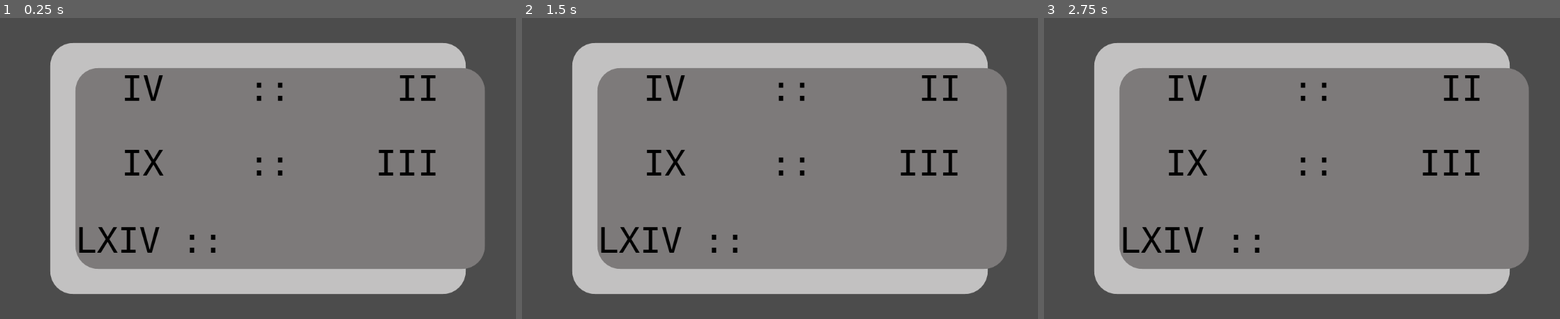
Above: before the commit, frames 1-3 (left to right).
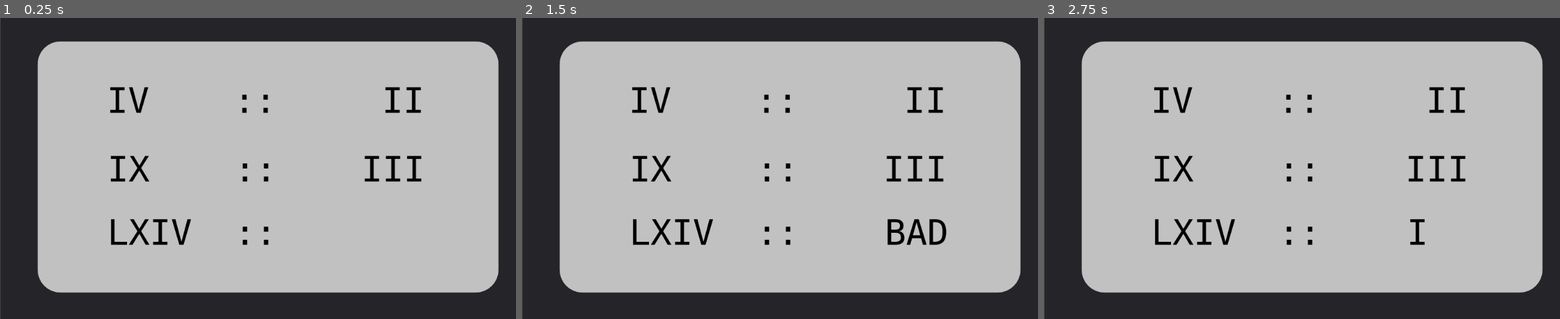
Above: after the commit, the same moments.

Repository: KnGod666/RootsGame
Game: Godot game, scene res://Scenes/puzzle1.tscn
Same seed, same stepped clock (60 frames per second), same inputs: the game is played once before the commit and once after it. This scene is started directly instead of the project's main scene.
Inputs:
- Up to frame 1 (0.25 s): no input
- Up to frame 2 (1.5 s): tap Enter (ui_accept) at 0.5, 1.35 s; hold Right (ui_right) 0.53-1.28 s; hold Enter (ui_accept) 0.53-1.28 s; tap I (greek_action, bound only after the commit) at 0.6 s; hold Down (ui_down) from 1.28 s (still down)
- Up to frame 3 (2.75 s): tap Enter (ui_accept) at 1.52, 1.82 s; tap I (greek_action, bound only after the commit) at 1.55, 2.1 s; release Down (ui_down) at 2.03 s; hold Right (ui_right) from 2.03 s (still down); hold Enter (ui_accept) from 2.03 s (still down)

The runs differ from the first frame. In frame 1, 84% of the frame differs, in the area x 0-100%, y 0-100%; in frame 2, 83%; in frame 3, 84%.

Commit message:
two puzzles added

Diff:
--- /dev/null
+++ b/Scenes/Puzzle2.gd
@@ -0,0 +1,59 @@
+extends Panel
+
+onready var label2 = $Panel/Label2
+onready var label3 = $Panel/Label3
+onready var label4 = $Panel/Label4
+onready var label5 = $Panel/Label5
+
+var label
+var positions = [7, 1, 0, 19, 0]
+var answer = "ROOT"
+var pointer = 0
+var actual = "    "
+var charmap = "ABCDEFGHIJKLMNOPQRSTUVWXYZ"
+var rng = RandomNumberGenerator.new()
+
+func _ready():
+	label = [label2, label3, label4, label5]
+	label[pointer].add_color_override("font_color", Color(1, 1, 1))
+	for i in 4:
+		rng.randomize()
+		positions[i] = rng.randf_range(0, 25)
+		actual[i] = charmap[positions[i]]
+		label[i].text = charmap[positions[i]]
+	pass # Replace with function body.
+
+func _unhandled_key_input(event):
+	if event.is_action_released("ui_up"):
+		positions[pointer] = positions[pointer] + 1
+		var aux = pointer
+		while(aux < 4):
+			if positions[aux] > 25:
+				positions[aux] = 0
+				positions[aux + 1] = positions[aux + 1] + 1
+			aux = aux + 1
+		assign_letter()
+		pass
+
+	if event.is_action_released("ui_left"):
+		pointer = pointer - 1;
+		if(pointer == -1):
+			pointer = 3
+		assign_colors()
+		pass
+
+	if event.is_action_released("ui_right"):
+		pointer = pointer + 1;
+		pointer = pointer % 4
+		assign_colors()
+		pass
+
+func assign_colors():
+	for i in 4:
+		label[i].add_color_override("font_color", Color(0, 0, 0))
+	label[pointer].add_color_override("font_color", Color(1, 1, 1))
+
+func assign_letter():
+	for i in 4:
+		actual[i] = charmap[positions[i]]
+		label[i].text = charmap[positions[i]]
--- /dev/null
+++ b/Scenes/Puzzle2.tscn
@@ -0,0 +1,95 @@
+[gd_scene load_steps=5 format=2]
+
+[ext_resource path="res://Resources/DejaVuSansMono.ttf" type="DynamicFontData" id=1]
+[ext_resource path="res://Scenes/Puzzle2.gd" type="Script" id=2]
+
+[sub_resource type="StyleBoxFlat" id=1]
+bg_color = Color( 0.764706, 0.760784, 0.760784, 1 )
+corner_radius_top_left = 45
+corner_radius_top_right = 45
+corner_radius_bottom_right = 45
+corner_radius_bottom_left = 45
+
+[sub_resource type="DynamicFont" id=2]
+size = 70
+font_data = ExtResource( 1 )
+
+[node name="Panel" type="Panel"]
+margin_right = 1020.0
+margin_bottom = 597.0
+rect_pivot_offset = Vector2( 510, 368 )
+script = ExtResource( 2 )
+
+[node name="Panel" type="Panel" parent="."]
+margin_left = 63.0
+margin_top = 46.0
+margin_right = 977.0
+margin_bottom = 546.0
+rect_min_size = Vector2( 500, 500 )
+rect_pivot_offset = Vector2( 160, 118 )
+custom_styles/panel = SubResource( 1 )
+
+[node name="Label" type="Label" parent="Panel"]
+margin_left = 38.0
+margin_top = 329.0
+margin_right = 861.0
+margin_bottom = 411.0
+grow_horizontal = 2
+rect_min_size = Vector2( 100, 50 )
+size_flags_horizontal = 3
+custom_colors/font_color = Color( 0, 0, 0, 1 )
+custom_fonts/font = SubResource( 2 )
+text = "WRITE ROOT"
+align = 1
+
+[node name="Label2" type="Label" parent="Panel"]
+margin_left = 231.0
+margin_top = 121.0
+margin_right = 331.0
+margin_bottom = 203.0
+grow_horizontal = 2
+rect_min_size = Vector2( 100, 50 )
+size_flags_horizontal = 3
+custom_colors/font_color = Color( 0, 0, 0, 1 )
+custom_fonts/font = SubResource( 2 )
+text = "W"
+align = 1
+
+[node name="Label3" type="Label" parent="Panel"]
+margin_left = 334.0
+margin_top = 124.0
+margin_right = 434.0
+margin_bottom = 206.0
+grow_horizontal = 2
+rect_min_size = Vector2( 100, 50 )
+size_flags_horizontal = 3
+custom_colors/font_color = Color( 0, 0, 0, 1 )
+custom_fonts/font = SubResource( 2 )
+text = "O"
+align = 1
+
+[node name="Label4" type="Label" parent="Panel"]
+margin_left = 441.0
+margin_top = 122.0
+margin_right = 541.0
+margin_bottom = 204.0
+grow_horizontal = 2
+rect_min_size = Vector2( 100, 50 )
+size_flags_horizontal = 3
+custom_colors/font_color = Color( 0, 0, 0, 1 )
+custom_fonts/font = SubResource( 2 )
+text = "R"
+align = 1
+
+[node name="Label5" type="Label" parent="Panel"]
+margin_left = 535.0
+margin_top = 121.0
+margin_right = 635.0
+margin_bottom = 203.0
+grow_horizontal = 2
+rect_min_size = Vector2( 100, 50 )
+size_flags_horizontal = 3
+custom_colors/font_color = Color( 0, 0, 0, 1 )
+custom_fonts/font = SubResource( 2 )
+text = "T"
+align = 1
--- a/Scenes/Ruth.tscn
+++ b/Scenes/Ruth.tscn
@@ -58,7 +58,6 @@
 
 [sub_resource type="DynamicFont" id=5]
 size = 70
-outline_color = Color( 0.00784314, 0, 0, 1 )
 font_data = ExtResource( 3 )
 
 [node name="Ruth" type="Node2D"]
--- /dev/null
+++ b/Scenes/puzzle1.gd
@@ -0,0 +1,38 @@
+extends Panel
+
+signal puzzle_complete
+
+onready var label = $Panel/Label3/Answer
+var inputstr = "" setget _set_inputstr
+
+func _ready():
+	pass # Replace with function body.
+
+func _unhandled_key_input(event):
+	if inputstr == "BAD":
+		inputstr = ""
+	if inputstr == "OK":
+		emit_signal("puzzle_complete")
+		pass
+
+	if event.is_action_released("ui_accept"):
+		evaluate_text()
+
+	if event.is_action_released("ui_cancel"):
+		inputstr = inputstr.left(inputstr.length() - 1)
+	elif event.is_action_released("greek_action") and inputstr.length() < 5:
+		var s = OS.get_scancode_string( event.scancode )
+		self.inputstr = self.inputstr + s
+	label.text = inputstr
+
+func evaluate_text():
+	if inputstr == "VIII":
+		inputstr = "OK"
+		label.text = "OK"
+	else:
+		inputstr = "BAD"
+		label.text = "BAD"
+
+
+func _set_inputstr( what ):
+  inputstr = what
--- a/Scenes/puzzle1.tscn
+++ b/Scenes/puzzle1.tscn
@@ -1,16 +1,10 @@
 [gd_scene load_steps=5 format=2]
 
 [ext_resource path="res://Resources/DejaVuSansMono.ttf" type="DynamicFontData" id=1]
+[ext_resource path="res://Scenes/puzzle1.gd" type="Script" id=2]
 
 [sub_resource type="StyleBoxFlat" id=1]
 bg_color = Color( 0.764706, 0.760784, 0.760784, 1 )
-corner_radius_top_left = 45
-corner_radius_top_right = 45
-corner_radius_bottom_right = 45
-corner_radius_bottom_left = 45
-
-[sub_resource type="StyleBoxFlat" id=2]
-bg_color = Color( 0.494118, 0.482353, 0.482353, 1 )
 corner_radius_top_left = 45
 corner_radius_top_right = 45
 corner_radius_bottom_right = 45
@@ -20,53 +14,27 @@
 size = 70
 font_data = ExtResource( 1 )
 
-[node name="Control" type="MarginContainer"]
-anchor_left = 0.5
-anchor_top = 0.5
-anchor_right = 0.5
-anchor_bottom = 0.5
-margin_left = -512.0
-margin_top = -350.0
-margin_right = 512.0
-margin_bottom = 350.0
-custom_constants/margin_right = 100
-custom_constants/margin_top = 100
-custom_constants/margin_left = 100
-custom_constants/margin_bottom = 100
+[node name="Panel2" type="Panel"]
+light_mask = 0
+margin_left = 1.0
+margin_top = -2.0
+margin_right = 1062.0
+margin_bottom = 609.0
+script = ExtResource( 2 )
 
 [node name="Panel" type="Panel" parent="."]
-margin_left = 100.0
-margin_top = 100.0
-margin_right = 924.0
-margin_bottom = 600.0
+margin_left = 74.0
+margin_top = 49.0
+margin_right = 988.0
+margin_bottom = 549.0
 rect_min_size = Vector2( 500, 500 )
 custom_styles/panel = SubResource( 1 )
 
-[node name="Panel" type="MarginContainer" parent="Panel"]
-anchor_right = 1.0
-anchor_bottom = 1.0
-size_flags_horizontal = 3
-custom_constants/margin_right = 50
-custom_constants/margin_top = 50
-custom_constants/margin_left = 50
-custom_constants/margin_bottom = 50
-
-[node name="Panel" type="PanelContainer" parent="Panel/Panel"]
-margin_left = 50.0
-margin_top = 50.0
-margin_right = 862.0
-margin_bottom = 450.0
-size_flags_horizontal = 3
-size_flags_vertical = 3
-custom_styles/panel = SubResource( 2 )
-
-[node name="GridContainer" type="GridContainer" parent="Panel/Panel/Panel"]
-margin_right = 812.0
-margin_bottom = 400.0
-
-[node name="Label" type="Label" parent="Panel/Panel/Panel/GridContainer"]
-margin_right = 812.0
-margin_bottom = 82.0
+[node name="Label" type="Label" parent="Panel"]
+margin_left = 41.0
+margin_top = 77.0
+margin_right = 864.0
+margin_bottom = 159.0
 grow_horizontal = 2
 rect_min_size = Vector2( 100, 50 )
 size_flags_horizontal = 3
@@ -75,10 +43,11 @@
 text = "IV	    ::     II"
 align = 1
 
-[node name="Label2" type="Label" parent="Panel/Panel/Panel/GridContainer"]
-margin_top = 149.0
-margin_right = 812.0
-margin_bottom = 231.0
+[node name="Label2" type="Label" parent="Panel"]
+margin_left = 42.0
+margin_top = 214.0
+margin_right = 865.0
+margin_bottom = 296.0
 grow_horizontal = 2
 rect_min_size = Vector2( 100, 50 )
 size_flags_horizontal = 3
@@ -88,48 +57,27 @@
 text = "IX    ::    III"
 align = 1
 
-[node name="MarginContainer" type="MarginContainer" parent="Panel/Panel/Panel/GridContainer"]
-margin_top = 298.0
-margin_right = 812.0
-margin_bottom = 400.0
-size_flags_horizontal = 3
-custom_constants/margin_bottom = 10
-
-[node name="HBoxContainer" type="HBoxContainer" parent="Panel/Panel/Panel/GridContainer/MarginContainer"]
-margin_right = 812.0
-margin_bottom = 92.0
-
-[node name="Label3" type="Label" parent="Panel/Panel/Panel/GridContainer/MarginContainer/HBoxContainer"]
-margin_top = 5.0
-margin_right = 294.0
-margin_bottom = 87.0
+[node name="Label3" type="Label" parent="Panel"]
+margin_left = 137.5
+margin_top = 340.0
+margin_right = 473.5
+margin_bottom = 422.0
 grow_horizontal = 2
 rect_min_size = Vector2( 100, 50 )
 size_flags_horizontal = 3
 size_flags_vertical = 6
 custom_colors/font_color = Color( 0, 0, 0, 1 )
 custom_fonts/font = SubResource( 3 )
-text = "LXIV ::"
+text = "LXIV  ::"
 align = 1
 
-[node name="MarginContainer" type="MarginContainer" parent="Panel/Panel/Panel/GridContainer/MarginContainer/HBoxContainer"]
-margin_left = 298.0
-margin_right = 812.0
-margin_bottom = 92.0
+[node name="Answer" type="Label" parent="Panel/Label3"]
+margin_left = 507.0
+margin_right = 662.0
+margin_bottom = 82.0
+grow_horizontal = 2
+rect_min_size = Vector2( 100, 50 )
 size_flags_horizontal = 3
-custom_constants/margin_right = 0
-custom_constants/margin_left = 10
-custom_constants/margin_bottom = 10
-
-[node name="TextEdit" type="LineEdit" parent="Panel/Panel/Panel/GridContainer/MarginContainer/HBoxContainer/MarginContainer"]
-margin_left = 10.0
-margin_right = 514.0
-margin_bottom = 82.0
-size_flags_horizontal = 3
+size_flags_vertical = 6
 custom_colors/font_color = Color( 0, 0, 0, 1 )
 custom_fonts/font = SubResource( 3 )
-custom_styles/normal = SubResource( 2 )
-context_menu_enabled = false
-shortcut_keys_enabled = false
-middle_mouse_paste_enabled = false
-selecting_enabled = false
--- a/project.godot
+++ b/project.godot
@@ -20,10 +20,24 @@
 
 [input]
 
+ui_accept={
+"deadzone": 0.5,
+"events": [ Object(InputEventKey,"resource_local_to_scene":false,"resource_name":"","device":0,"alt":false,"shift":false,"control":false,"meta":false,"command":false,"pressed":false,"scancode":16777221,"physical_scancode":0,"unicode":0,"echo":false,"script":null)
+, Object(InputEventKey,"resource_local_to_scene":false,"resource_name":"","device":0,"alt":false,"shift":false,"control":false,"meta":false,"command":false,"pressed":false,"scancode":16777222,"physical_scancode":0,"unicode":0,"echo":false,"script":null)
+, Object(InputEventJoypadButton,"resource_local_to_scene":false,"resource_name":"","device":0,"button_index":0,"pressure":0.0,"pressed":false,"script":null)
+ ]
+}
 ui_select={
 "deadzone": 0.5,
 "events": [ Object(InputEventJoypadButton,"resource_local_to_scene":false,"resource_name":"","device":0,"button_index":3,"pressure":0.0,"pressed":false,"script":null)
 , Object(InputEventKey,"resource_local_to_scene":false,"resource_name":"","device":0,"alt":false,"shift":false,"control":false,"meta":false,"command":false,"pressed":false,"scancode":69,"physical_scancode":0,"unicode":0,"echo":false,"script":null)
+ ]
+}
+ui_cancel={
+"deadzone": 0.5,
+"events": [ Object(InputEventKey,"resource_local_to_scene":false,"resource_name":"","device":0,"alt":false,"shift":false,"control":false,"meta":false,"command":false,"pressed":false,"scancode":16777217,"physical_scancode":0,"unicode":0,"echo":false,"script":null)
+, Object(InputEventJoypadButton,"resource_local_to_scene":false,"resource_name":"","device":0,"button_index":1,"pressure":0.0,"pressed":false,"script":null)
+, Object(InputEventKey,"resource_local_to_scene":false,"resource_name":"","device":0,"alt":false,"shift":false,"control":false,"meta":false,"command":false,"pressed":false,"scancode":16777220,"physical_scancode":0,"unicode":0,"echo":false,"script":null)
  ]
 }
 ui_left={
@@ -54,6 +68,16 @@
 , Object(InputEventKey,"resource_local_to_scene":false,"resource_name":"","device":0,"alt":false,"shift":false,"control":false,"meta":false,"command":false,"pressed":false,"scancode":83,"physical_scancode":0,"unicode":0,"echo":false,"script":null)
  ]
 }
+greek_action={
+"deadzone": 0.5,
+"events": [ Object(InputEventKey,"resource_local_to_scene":false,"resource_name":"","device":0,"alt":false,"shift":false,"control":false,"meta":false,"command":false,"pressed":false,"scancode":73,"physical_scancode":0,"unicode":0,"echo":false,"script":null)
+, Object(InputEventKey,"resource_local_to_scene":false,"resource_name":"","device":0,"alt":false,"shift":false,"control":false,"meta":false,"command":false,"pressed":false,"scancode":88,"physical_scancode":0,"unicode":0,"echo":false,"script":null)
+, Object(InputEventKey,"resource_local_to_scene":false,"resource_name":"","device":0,"alt":false,"shift":false,"control":false,"meta":false,"command":false,"pressed":false,"scancode":86,"physical_scancode":0,"unicode":0,"echo":false,"script":null)
+, Object(InputEventKey,"resource_local_to_scene":false,"resource_name":"","device":0,"alt":false,"shift":false,"control":false,"meta":false,"command":false,"pressed":false,"scancode":67,"physical_scancode":0,"unicode":0,"echo":false,"script":null)
+, Object(InputEventKey,"resource_local_to_scene":false,"resource_name":"","device":0,"alt":false,"shift":false,"control":false,"meta":false,"command":false,"pressed":false,"scancode":76,"physical_scancode":0,"unicode":0,"echo":false,"script":null)
+, Object(InputEventKey,"resource_local_to_scene":false,"resource_name":"","device":0,"alt":false,"shift":false,"control":false,"meta":false,"command":false,"pressed":false,"scancode":77,"physical_scancode":0,"unicode":0,"echo":false,"script":null)
+ ]
+}
 
 [physics]
 
